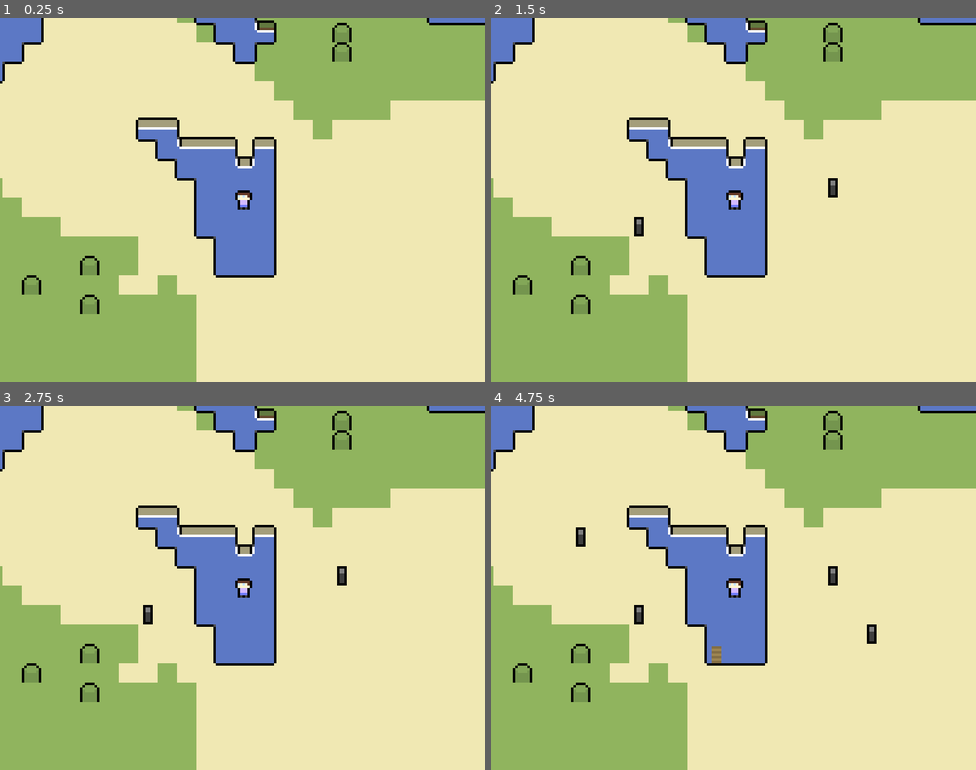
Above: before the commit, frames 1-4 (two rows, left to right).
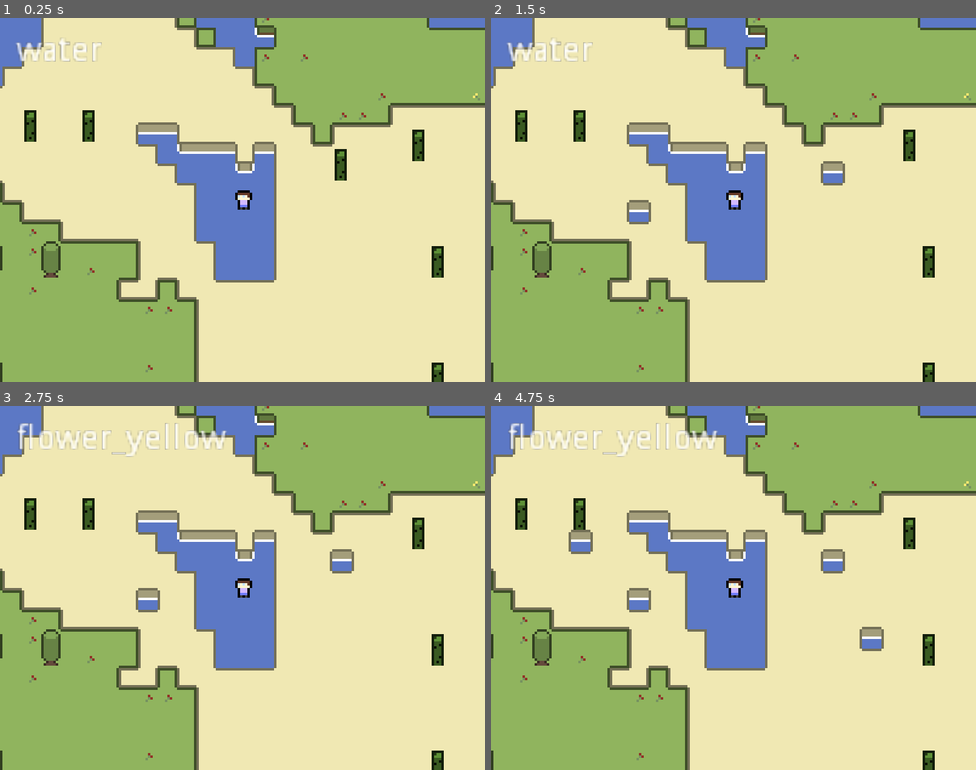
Above: after the commit, the same moments.

Repository: chiyeon/8craft
Game: Godot game, scene res://World.tscn
The game is run twice, just before and just after one commit, with the same random seed, the same clock (stepped at 60 frames per second) and the same inputs. Before the commit the project has no main scene; this scene is started directly in both runs. The engine's default icon, where the game draws it, is replaced by a stand-in: a white triangle on a blue panel in a dark square.
Inputs (mouse positions are in pixels of both pictures, inside the frame that each line leads up to):
- Up to frame 1 (0.25 s): no input
- Up to frame 2 (1.5 s): tap Enter at 0.5 s; move the mouse to (840, 181) at 0.52 s; hold D (move_right) 0.53-1.28 s; click (840, 181) at 0.6 s; right-click (840, 181) at 0.8 s; tap Space at 1.25 s; move the mouse to (636, 218) at 1.27 s; hold S (move_backward) from 1.28 s (still down); right-click (636, 218) at 1.35 s
- Up to frame 3 (2.75 s): tap Mouse wheel down (scroll_down, bound only after the commit) at 1.55, 2.1 s; tap Enter at 2 s; move the mouse to (291, 507) at 2.02 s; release S (move_backward) at 2.03 s; hold D (move_right) from 2.03 s (still down); tap Mouse wheel up (scroll_up, bound only after the commit) at 2.3 s
- Up to frame 4 (4.75 s): tap Space at 2.75, 4.25 s; move the mouse to (709, 660) at 2.77 s; release D (move_right) at 2.78 s; hold W (move_forward) 2.78-3.53 s; tap Mouse wheel up (scroll_up, bound only after the commit) at 2.85 s; click (709, 660) at 3.05 s; tap Enter at 3.5 s; move the mouse to (879, 642) at 3.52 s; hold A (move_left) from 3.53 s (still down); click (879, 642) at 3.6 s; right-click (879, 642) at 3.8 s; move the mouse to (588, 533) at 4.27 s; right-click (588, 533) at 4.35 s; tap Mouse wheel down (scroll_down, bound only after the commit) at 4.55 s

The runs differ from the first frame. In frame 1, 9.1% of the frame differs, in the area x 0-100%, y 0-100%; in frame 2, 9.7%; in frame 3, 10%; in frame 4, 11%.

Commit message:
a 0.1 or somin

Diff:
--- a/8craft/Player.gd
+++ b/8craft/Player.gd
@@ -6,14 +6,28 @@
 var _velocity := Vector2.ZERO;
 
 # --- Inventory ---
-
+var tiles = [
+	"water",
+	"grass",
+	"dirt",
+	"sand",
+	"tree",
+	"walls",
+	"floor",
+	"flower_red",
+	"flower_yellow"
+]
+var currTile = 0;
 
 # Attacking
 onready var HandOrigin = $HandOrigin;
 
 var Slash = preload("res://Slash.tscn");
 
-func _process(delta):
+func _ready():
+	_ChangeCurrTile(0);
+
+func _process(_delta):
 	# rotate hand towards mouse
 	HandOrigin.look_at(get_global_mouse_position());
 
@@ -23,8 +37,31 @@
 		newSlash.position = Vector2.ZERO;
 		newSlash.rotation_degrees = 0;
 
+		var pos = Vector2(floor(get_global_mouse_position().x / 8 + 0.5), floor(get_global_mouse_position().y / 8 + 0.5));
 
-func _physics_process(delta):
+		get_node("/root/Node/World").AttemptRemoveTile(pos);
+	elif(Input.is_action_just_pressed("interact")):
+		var pos = Vector2(floor(get_global_mouse_position().x / 8 + 0.5), floor(get_global_mouse_position().y / 8 + 0.5));
+
+		get_node("/root/Node/World").AttemptPlaceTile(tiles[currTile], pos);
+
+	if(Input.is_action_just_released("scroll_up")):
+		_ChangeCurrTile(1);
+	elif(Input.is_action_just_released("scroll_down")):
+		_ChangeCurrTile(-1);
+
+func _ChangeCurrTile(dir):
+	currTile += dir;
+	if(currTile < 0):
+		currTile = len(tiles) - 1;
+	elif(currTile >= len(tiles)):
+		currTile = 0;
+
+	get_node("Camera2D/BlockLabel").text = tiles[currTile];
+
+
+
+func _physics_process(_delta):
 	# move player
 	var verticalInput = -(Input.get_action_strength("move_forward") - Input.get_action_strength("move_backward"));
 	var horizontalInput = -(Input.get_action_strength("move_left") - Input.get_action_strength("move_right"));
--- a/8craft/World.tscn
+++ b/8craft/World.tscn
@@ -20,15 +20,23 @@
 
 [node name="Player" type="KinematicBody2D" parent="."]
 position = Vector2( 207, 115 )
-z_index = 3
+z_index = 2
 script = ExtResource( 2 )
 
 [node name="Sprite" type="Sprite" parent="Player"]
 texture = ExtResource( 4 )
 
 [node name="Camera2D" type="Camera2D" parent="Player"]
+z_index = 15
 current = true
 zoom = Vector2( 0.25, 0.25 )
+
+[node name="BlockLabel" type="Label" parent="Player/Camera2D"]
+margin_left = -93.0
+margin_top = -68.0
+margin_right = -53.0
+margin_bottom = -54.0
+text = "WATER"
 
 [node name="CollisionBox" type="CollisionShape2D" parent="Player"]
 shape = SubResource( 1 )
@@ -37,3 +45,5 @@
 
 [node name="Hand" type="Position2D" parent="Player/HandOrigin"]
 position = Vector2( 10, 0 )
+
+[node name="CanvasModulate" type="CanvasModulate" parent="."]
--- a/8craft/WorldGenerator.gd
+++ b/8craft/WorldGenerator.gd
@@ -1,13 +1,4 @@
 extends Node2D
-
-const EMPTY = "empty";
-const WATER = "water";
-const GRASS = "grass";
-const DIRT = "dirt";
-const SAND = "sand";
-const TREE = "tree";
-const WALL = "walls";
-const FLOOR = "floor";
 
 const WIDTH = 100;
 const HEIGHT = 100;
@@ -16,39 +7,15 @@
 var noise = OpenSimplexNoise.new();
 var rng = RandomNumberGenerator.new();
 
-var water = [];
-var world_0 = [];	# dirt & water layer					z-index = 0
-var world_1 = [];	# grass & sand etc					z-index = 1;
-var world_2 = [];	# trees & objects etc				z-index = 4;
-var world_3 = []; # below objects, floor tiles etc z-index = 2;
-
-var world_0_Tiles = [];
-var world_1_Tiles = [];
-var world_2_Tiles = [];
-var world_3_Tiles = [];
-
-var ItemDatabase = {
-	"wood": Item.new("Wood", "wood", 10)
-}
-
-var TileDatabase = {
-	GRASS: Tile.new("Grass", "grass", false, true, false, [GRASS, DIRT, SAND]),
-	WATER: Tile.new("Water", "water", true, false, false, []),
-	DIRT: Tile.new("Dirt", "dirt", false, true, false, [GRASS, DIRT, SAND]),
-	SAND: Tile.new("Sand", "sand", false, true, false, [SAND, GRASS]),
-	TREE: ObjectTile.new("Tree", "tree", true, false, false, [], 30, 1, 1, ItemDatabase["wood"]),
-	WALL: ObjectTile.new("Wall", "walls", true, true, true, [WALL], 100, 0, 0, null),
-	FLOOR: Tile.new("Floor", "floor", false, true, false, [FLOOR])
-}
-
-var TileInstance = preload("res://scenes/tiles/TileInstance.tscn")
-var ObjectTileInstance = preload("res://scenes/tiles/ObjectTileInstance.tscn");
+var TD = TileDatabase.new();
+var world = GameWorld.new(WIDTH, HEIGHT, TILE_SIZE, self);
 
 func _ready():
 	var _date = OS.get_date();
 	var _time = OS.get_time();
 
 	var _seed = _date.year + _date.month + _date.day + _time.hour + _time.minute + _time.second;
+	#_seed = "MonkeyLand".to_int();
 
 	noise.seed = _seed;
 	rng.seed = _seed;
@@ -58,196 +25,77 @@
 
 	# set up random world
 	for y in range(HEIGHT):
-		world_0.append([])
-		water.append([]);
 		for x in range(WIDTH):
-			water[y].append(WATER);
-			world_0[y].append(WATER if rng.randi_range(0, 1) < 0.5 else DIRT);
+			var tile = TD.WATER if rng.randi_range(0, 1) < 0.5 else TD.DIRT;
 
 			if(y < 2 or x < 2 or y > HEIGHT - 3 or x > WIDTH - 3):
-				world_0[y][x] = WATER;
+				tile = TD.WATER;
+
+			world.SetTileData(tile, Vector2(x, y));
 
 	for _i in range(3):
-		smoothWorld(world_0);
+		smoothWorld(world, 0);
 
-	#repaint(world_0, world_0_Tiles, 0);
-	#updateWorld(world_0, world_0, world_0_Tiles);
+	setBiomes(world);
+	setTrees(world);
 
-	world_1 = getBiomes(world_0);
-	repaint(world_1, world_1_Tiles, 1);
-	updateWorld(world_1, world_1_Tiles);
+	world.SpawnWorld();
+	world.UpdateWorld();
 
-	world_2 = getTrees(world_1)
-	repaintObjects(world_2, world_2_Tiles, 4);
+func AttemptPlaceTile(_tile, _pos):
+	world.SetTile(_tile, _pos);
 
-	world_3 = getEmptyWorld();
-	repaint(world_3, world_3_Tiles, 3);
+func AttemptRemoveTile(_pos):
+	for layer in range(3, -1, -1):
+		if(world.GetTile(_pos.x, _pos.y, layer) != TD.EMPTY):
+			world.RemoveTile(_pos, layer);
+			return;
 
-func _process(_delta):
-	if(Input.is_action_just_pressed("attack")):
-		var pos = Vector2(floor(get_global_mouse_position().x / TILE_SIZE + 0.5), floor(get_global_mouse_position().y / TILE_SIZE + 0.5));
-		PlaceTile(FLOOR, world_3, world_3_Tiles, 2, pos, TileInstance);
-	elif(Input.is_action_just_pressed("interact")):
-		var pos = Vector2(floor(get_global_mouse_position().x / TILE_SIZE + 0.5), floor(get_global_mouse_position().y / TILE_SIZE + 0.5));
-		PlaceTile(WALL, world_2, world_2_Tiles, 4, pos, ObjectTileInstance);
+func setTrees(_world):
+	for y in range(_world.height):
+		for x in range(_world.width):
+			if(_world.GetTile(x, y, 0) == TD.GRASS):
+				var c = randf()
+				if(c < 0.03):
+					_world.SetTileData(TD.TREE, Vector2(x, y));
+				elif(c < 0.1):
+					_world.SetTileData(TD.FLOWER_RED, Vector2(x, y));
+				elif(c < 0.15):
+					_world.SetTileData(TD.FLOWER_YELLOW, Vector2(x, y));
+			elif(_world.GetTile(x, y, 0) == TD.SAND):
+				var c = randf()
+				if(c < 0.026):
+					_world.SetTileData(TD.CACTUS, Vector2(x, y));
 
-func PlaceTile(_tile, _world, _worldTiles, _z, _pos, _TileInstance):
-	_world[_pos.y][_pos.x] = _tile;
-	repaintTile(_world, _worldTiles, _z, _pos, _TileInstance);
-	updateTile(_world, _worldTiles, _pos.x, _pos.y);
-	for t in getSurroundingTiles(_pos.x, _pos.y, _world):
-		updateTile(_world, _worldTiles, t.x, t.y);
-
-func repaint(_world, _worldTiles, _z):
-	for y in range(_world.size()):
-		_worldTiles.append([]);
-		for x in range(_world[0].size()):
-			_worldTiles[y].append(null);
-			if(_world[y][x] != EMPTY):
-				repaintTile(_world, _worldTiles, _z, Vector2(x, y), TileInstance);
-
-func repaintTile(_world, _worldTiles, _z, _pos, _tileInstance):
-	if(_worldTiles[_pos.y][_pos.x] != null):
-		_worldTiles[_pos.y][_pos.x].queue_free();
-		_worldTiles[_pos.y][_pos.x] = null;
-
-	if(_world[_pos.y][_pos.x] == EMPTY):
-		return;
-
-	var newTile = _tileInstance.instance();
-	newTile.z_index = _z;
-	newTile.SetTile(TileDatabase[_world[_pos.y][_pos.x]]);
-	newTile.position = Vector2(_pos.x * TILE_SIZE, _pos.y * TILE_SIZE);
-	add_child(newTile);
-	_worldTiles[_pos.y][_pos.x] = newTile;
-
-func repaintObjects(_world, _worldTiles, _z):
-	for y in range(_world.size()):
-		_worldTiles.append([]);
-		for x in range(_world[0].size()):
-			if(_world[y][x] != EMPTY):
-				var newTile = ObjectTileInstance.instance();
-				newTile.z_index = _z;
-				newTile.SetTile(TileDatabase[_world[y][x]]);
-				newTile.position = Vector2(x * TILE_SIZE, y * TILE_SIZE);
-				add_child(newTile);
-				_worldTiles[y].append(newTile);
+func smoothWorld(_world, _layer):
+	for y in range(_world.height):
+		for x in range(_world.width):
+			if(_world.GetTile(x, y, _layer) != TD.WATER):
+				if(getAmountSurrounding(_world, x, y, _layer, TD.WATER) >= 6):
+					_world.SetTileData(TD.WATER, Vector2(x, y));
 			else:
-				_worldTiles[y].append(null);
-
-func getTrees(_world):
-	var trees = [];
-	for y in range(_world.size()):
-		trees.append([]);
-		for x in range(_world[0].size()):
-			if(_world[y][x] == GRASS and randf() < 0.05):
-				trees[y].append(TREE);
-			else:
-				trees[y].append(EMPTY);
-	return trees;
-
-
-func smoothWorld(_world):
-	for y in range(_world.size()):
-		for x in range(_world[0].size()):
-			if(_world[y][x] != WATER):
-				if(getAmountSurrounding(_world, x, y, WATER) >= 6):
-					_world[y][x] = WATER;
-			else:
-				if(getAmountSurrounding(_world, x, y, WATER) <= 4):
-					_world[y][x] = DIRT;
+				if(getAmountSurrounding(_world, x, y, _layer, TD.WATER) <= 4):
+					_world.SetTileData(TD.DIRT, Vector2(x, y));
 
 func setBiomes(_world):
-	for y in range(_world.size()):
-		for x in range(_world.size()):
+	for y in range(_world.height):
+		for x in range(_world.width):
 			var b = noise.get_noise_2d(x, y)
-			if(_world[y][x] != EMPTY && _world[y][x] != WATER):
+
+			if(_world.GetTile(x, y, 0) != TD.WATER):
 				if(b > 0.15):
-					_world[y][x] = DIRT;
+					_world.SetTileData(TD.SAND, Vector2(x, y));
+				else:
+					_world.SetTileData(TD.GRASS, Vector2(x, y));
 
-func getBiomes(_world):
-	var newWorld = []
-	for y in range(_world.size()):
-		newWorld.append([])
-		for x in range(_world[0].size()):
-			newWorld[y].append(WATER);
-
-			var b = noise.get_noise_2d(x, y)
-			if(_world[y][x] != EMPTY && _world[y][x] != WATER):
-				if(b > 0.15):
-					newWorld[y][x] = SAND;
-				else:
-					newWorld[y][x] = GRASS;
-	return newWorld;
-
-func getEmptyWorld():
-	var new = [];
-	for y in range(HEIGHT):
-		new.append([]);
-		for _x in range(WIDTH):
-			new[y].append(EMPTY);
-	return new;
-
-func updateTile(_world, _tiles, x, y):
-	if(_world[y][x] == EMPTY):
-		return;
-
-	var thisTile = TileDatabase[_world[y][x]];
-
-	var connections = {
-		"up": false,
-		"down": false,
-		"right": false,
-		"left": false
-	}
-
-	if(x != 0):
-		if(thisTile.ConnectsTo().has(_world[y][x-1])):
-			connections["left"] = true;
-	if(x != _world[0].size() - 1):
-		if(thisTile.ConnectsTo().has(_world[y][x+1])):
-			connections["right"] = true;
-	if(y != 0):
-		if(thisTile.ConnectsTo().has(_world[y-1][x])):
-			connections["up"] = true;
-	if(y != _world.size() - 1):
-		if(thisTile.ConnectsTo().has(_world[y+1][x])):
-			connections["down"] = true;
-
-	_tiles[y][x].Update(connections);
-
-	if(thisTile.ID() != WATER):
-		_tiles[y][x].SetBottomVisibility(_world[y+1][x] == WATER || _world[y+1][x] == EMPTY);
-
-
-func updateWorld(_world, _tiles):
-	for y in range(_world.size()):
-		for x in range(_world[0].size()):
-			if(_world[y][x] != EMPTY):
-				updateTile(_world, _tiles, x, y);
-
-func getSurroundingTiles(x, y, _world):
-	var tiles = [];
-	if(y != 0):
-		tiles.append(Vector2(x, y - 1));
-	if(y != _world.size() - 1):
-		tiles.append(Vector2(x, y + 1));
-	if(x != 0):
-		tiles.append(Vector2(x - 1, y));
-	if(x != _world.size() - 1):
-		tiles.append(Vector2(x + 1, y));
-
-	return tiles;
-
-
-func getAmountSurrounding(_world, posX, posY, search):
+func getAmountSurrounding(_world, posX, posY, _layer, search):
 	var count = 0;
 	for _x in range(3):
 		var x = posX - (_x - 1);
 		for _y in range(3):
 			var y = posY - (_y - 1);
-			if(x >= 0 and y >= 0 and x < _world[0].size() and y < _world.size()):
-				if(_world[y][x] == search):
+			if(x >= 0 and y >= 0 and x < _world.width and y < _world.height):
+				if(_world.GetTile(x, y, _layer) == search):
 					count += 1;
 			else:
 				count += 1;
--- a/8craft/project.godot
+++ b/8craft/project.godot
@@ -9,6 +9,11 @@
 config_version=4
 
 _global_script_classes=[ {
+"base": "Reference",
+"class": "GameWorld",
+"language": "GDScript",
+"path": "res://src/world/GameWorld.gd"
+}, {
 "base": "Reference",
 "class": "Inventory",
 "language": "GDScript",
@@ -34,31 +39,36 @@
 "language": "GDScript",
 "path": "res://src/tiles/Tile.gd"
 }, {
+"base": "Reference",
+"class": "TileDatabase",
+"language": "GDScript",
+"path": "res://src/tiles/TileDatabase.gd"
+}, {
 "base": "StaticBody2D",
 "class": "TileInstance",
 "language": "GDScript",
 "path": "res://scenes/tiles/TileInstance.gd"
 } ]
 _global_script_class_icons={
+"GameWorld": "",
 "Inventory": "",
 "InventoryItem": "",
 "Item": "",
 "ObjectTile": "",
 "Tile": "",
+"TileDatabase": "",
 "TileInstance": ""
 }
 
 [application]
 
 config/name="8craft"
+run/main_scene="res://World.tscn"
 config/icon="res://icon.png"
 
 [display]
 
 window/size/width=800
-window/size/test_width=800
-window/size/test_height=600
-window/stretch/mode="viewport"
 window/stretch/aspect="keep"
 
 [input]
@@ -93,6 +103,16 @@
 "events": [ Object(InputEventMouseButton,"resource_local_to_scene":false,"resource_name":"","device":0,"alt":false,"shi …(212 unchanged characters)…
  ]
 }
+scroll_up={
+"deadzone": 0.5,
+"events": [ Object(InputEventMouseButton,"resource_local_to_scene":false,"resource_name":"","device":0,"alt":false,"shift":false,"control":false,"meta":false,"command":false,"button_mask":0,"position":Vector2( 0, 0 ),"global_position":Vector2( 0, 0 ),"factor":1.0,"button_index":4,"pressed":false,"doubleclick":false,"script":null)
+ ]
+}
+scroll_down={
+"deadzone": 0.5,
+"events": [ Object(InputEventMouseButton,"resource_local_to_scene":false,"resource_name":"","device":0,"alt":false,"shift":false,"control":false,"meta":false,"command":false,"button_mask":0,"position":Vector2( 0, 0 ),"global_position":Vector2( 0, 0 ),"factor":1.0,"button_index":5,"pressed":false,"doubleclick":false,"script":null)
+ ]
+}
 
 [physics]
 
--- a/8craft/scenes/tiles/ObjectTileInstance.gd
+++ b/8craft/scenes/tiles/ObjectTileInstance.gd
@@ -6,6 +6,9 @@
 
 func SetTile(_tile):
 	healthCurrent = _tile.GetHealthMax();
+	get_node("Sprite").region_rect.size = _tile.SpriteSize();
+	get_node("Sprite").position = _tile.SpritePos();
+
 	.SetTile(_tile);
 
 func _on_HitboxArea_area_entered(area):
--- a/8craft/scenes/tiles/TileInstance.gd
+++ b/8craft/scenes/tiles/TileInstance.gd
@@ -13,6 +13,7 @@
 	var tex = _tile.GetSprite();
 
 	get_node("Sprite").texture = tex;
+	get_node("Sprite").z_index = _tile.Layer();
 	if(get_node("BottomSide")):
 		get_node("BottomSide").texture = tex;
 	get_node("Collision").disabled = !_tile.IsCollidable();
--- a/8craft/scenes/tiles/TileInstance.tscn
+++ b/8craft/scenes/tiles/TileInstance.tscn
@@ -22,7 +22,7 @@
 [node name="BottomSide" type="Sprite" parent="."]
 visible = false
 position = Vector2( 0, 6 )
-z_index = 2
+z_index = 1
 texture = ExtResource( 3 )
 region_enabled = true
 region_rect = Rect2( 8, 32, 8, 4 )
--- a/8craft/src/tiles/ObjectTile.gd
+++ b/8craft/src/tiles/ObjectTile.gd
@@ -6,12 +6,16 @@
 var _dropChance := 0.0;
 var _dropAmount := 1;
 var _dropItem := Item.new();
+var _spriteRect := Vector2.ZERO;
+var _spritePos := Vector2.ZERO;
 
-func _init(name, id, collidable, doesTile, advancedConnections, connectsTo, maxHealth, dropChance, dropAmount, dropItem).(name, id, collidable, doesTile, advancedConnections, connectsTo):
+func _init(name, id, layer, collidable, doesTile, advancedConnections, connectsTo, maxHealth, dropChance, dropAmount, dropItem, spriteRect, spritePos).(name, id, layer, collidable, doesTile, advancedConnections, connectsTo):
 	_healthMax = maxHealth;
 	_dropChance = dropChance;
 	_dropAmount = dropAmount;
 	_dropItem = dropItem;
+	_spriteRect = spriteRect;
+	_spritePos = spritePos;
 
 func GetHealthMax():
 	return _healthMax;
@@ -27,3 +31,9 @@
 
 func DropItem():
 	return _dropItem;
+
+func SpriteSize():
+	return _spriteRect;
+
+func SpritePos():
+	return _spritePos;
--- a/8craft/src/tiles/Tile.gd
+++ b/8craft/src/tiles/Tile.gd
@@ -4,14 +4,16 @@
 
 var _name := "Tile";
 var _id := "tile_id";
+var _layer := 0;
 var _collidable = false;
 var _doesTile = false;
 var _advancedConnections := false;
 var _connectsTo = [];
 
-func _init(name, id, collidable, doesTile, advancedConnections, connectsTo):
+func _init(name, id, layer, collidable, doesTile, advancedConnections, connectsTo):
 	_name = name;
 	_id = id;
+	_layer = layer;
 	_collidable = collidable;
 	_doesTile = doesTile;
 	_advancedConnections = advancedConnections;
@@ -22,6 +24,9 @@
 
 func ID():
 	return _id;
+
+func Layer():
+	return _layer;
 
 func GetSprite():
 	return load("res://res/tiles/" + _id + ".png")
--- /dev/null
+++ b/8craft/src/tiles/TileDatabase.gd
@@ -0,0 +1,34 @@
+class_name TileDatabase
+
+const EMPTY = "empty";
+const WATER = "water";
+const GRASS = "grass";
+const DIRT = "dirt";
+const SAND = "sand";
+const TREE = "tree";
+const WALL = "walls";
+const FLOOR = "floor";
+const FLOWER_RED = "flower_red";
+const FLOWER_YELLOW = "flower_yellow";
+const CACTUS = "cactus";
+
+const LAYER_GROUND = 0;
+const LAYER_FLOOR = 1;
+const LAYER_OBJECTS = 2;
+const test = 3;
+
+var tiles = {
+	GRASS: Tile.new("Grass", "grass", LAYER_GROUND, false, true, false, [GRASS]),
+	WATER: Tile.new("Water", "water", LAYER_GROUND, true, false, false, [WATER]),
+	DIRT: Tile.new("Dirt", "dirt", LAYER_GROUND, false, true, false, [DIRT]),
+	SAND: Tile.new("Sand", "sand", LAYER_GROUND, false, true, false, [SAND]),
+	TREE: ObjectTile.new("Tree", "tree", LAYER_OBJECTS, true, false, false, [], 30, 1, 1, null, Vector2(8, 16), Vector2(0, -4)),
+	WALL: ObjectTile.new("Wall", "walls", LAYER_OBJECTS, true, true, true, [WALL], 100, 0, 0, null, Vector2(8, 8), Vector2.ZERO),
+	FLOOR: Tile.new("Floor", "floor", LAYER_FLOOR, false, true, false, [FLOOR]),
+	FLOWER_RED: ObjectTile.new("Red Flower", "flower_red", LAYER_FLOOR, false, false, false, [], 1, 0, 0, null, Vector2(8, 8), Vector2.ZERO),
+	FLOWER_YELLOW: ObjectTile.new("Yellow Flower", "flower_yellow", LAYER_FLOOR, false, false, false, [], 1, 0, 0, null, Vector2(8, 8), Vector2.ZERO),
+	CACTUS: ObjectTile.new("Cactus", "cactus", LAYER_OBJECTS, true, false, false, [], 3, 0, 0, null, Vector2(8, 16), Vector2(0, -4))
+}
+
+func _init():
+	pass;
--- /dev/null
+++ b/8craft/src/world/GameWorld.gd
@@ -0,0 +1,155 @@
+class_name GameWorld
+
+var world_data = [];    # world tile ids
+var world_tiles = [];   # instanced nodes
+
+var width := 0;
+var height := 0;
+var tileSize := 0;
+var parent = null;
+
+var TileInstance = preload("res://scenes/tiles/TileInstance.tscn");
+var ObjectTileInstance = preload("res://scenes/tiles/ObjectTileInstance.tscn");
+
+var TD = TileDatabase.new();
+
+# Initializes a new GameWorld instance &
+# fills it with empty tiles/null instances
+func _init(_width, _height, _tileSize, _parent):
+	# set vars
+	width = _width;
+	height = _height;
+	tileSize = _tileSize;
+	parent = _parent;
+
+	# fill arrays based on world
+	for i in range(4):
+		world_data.append([]);
+		world_tiles.append([]);
+		for y in range(height):
+			world_data[i].append([]);
+			world_tiles[i].append([]);
+			for _x in range(width):
+				world_data[i][y].append(TD.EMPTY);
+				world_tiles[i][y].append(null);
+
+# sets data & spawns instance of tile
+# only use on something OTHER than EMPTY
+func SetTile(_tile, _pos):
+	if(_tile != TD.EMPTY):
+		var tileRef = TD.tiles[_tile];
+		var tileLayer = tileRef.Layer();
+
+		# set data, spawn tile
+		SetTileData(_tile, _pos);
+		_SpawnTile(_pos, tileLayer);
+		# update self & surrounding tiles
+		_UpdateTile(_pos, tileLayer);
+		for tilePos in _getSurroundingTiles(_pos):
+			_UpdateTile(tilePos, tileLayer);
+
+# sets the tile to EMPTY and removes instance
+func RemoveTile(_pos, _layer):
+	if(_layer == TD.LAYER_GROUND):
+		SetTile(TD.WATER, _pos);
+	else:
+		world_data[_layer][_pos.y][_pos.x] = TD.EMPTY;
+		_SpawnTile(_pos, _layer);
+		for tilePos in _getSurroundingTiles(_pos):
+			_UpdateTile(tilePos, _layer);
+
+# sets the data of a tile only
+func SetTileData(_tile, _pos):
+	var tileRef = TD.tiles[_tile];
+
+	world_data[tileRef.Layer()][_pos.y][_pos.x] = _tile;
+
+func GetTile(_x, _y, _layer):
+	return world_data[_layer][_y][_x];
+
+# spawn tile based on world data
+# destroys instanced tile if one exists
+func _SpawnTile(_pos, _layer):
+	var tileID = world_data[_layer][_pos.y][_pos.x]
+
+	# destroy tile if one exists
+	if(world_tiles[_layer][_pos.y][_pos.x] != null):
+		world_tiles[_layer][_pos.y][_pos.x].queue_free();
+		world_tiles[_layer][_pos.y][_pos.x] = null;
+
+	if(tileID != TD.EMPTY):
+		# get reference to tile object from database
+		var tileRef = TD.tiles[tileID];
+
+		# instance tiles
+		var newTile = (ObjectTileInstance if tileRef is ObjectTile else TileInstance).instance();
+		#newTile.z_index = tileRef.Layer();
+		newTile.SetTile(tileRef);
+		newTile.position = Vector2(_pos.x * tileSize, _pos.y * tileSize);
+		parent.add_child(newTile);
+
+		# add to tiles array
+		world_tiles[_layer][_pos.y][_pos.x] = newTile;
+
+func SpawnWorld():
+	for l in range(4):
+		for y in range(height):
+			for x in range(width):
+				_SpawnTile(Vector2(x, y), l);
+
+func _UpdateTile(_pos, _layer):
+	if(world_data[_layer][_pos.y][_pos.x] == TD.EMPTY):
+		return;
+
+	var y = _pos.y;
+	var x = _pos.x;
+
+	var thisTile = TD.tiles[world_data[_layer][y][x]];
+
+	var connections = {
+	  "up": false,
+	  "down": false,
+	  "right": false,
+	  "left": false,
+	}
+
+	if(x != 0):
+		if(thisTile.ConnectsTo().has(world_data[_layer][y][x-1])):
+			connections["left"] = true;
+	if(x != world_data[_layer][0].size() - 1):
+		if(thisTile.ConnectsTo().has(world_data[_layer][y][x+1])):
+			connections["right"] = true;
+	if(y != 0):
+		if(thisTile.ConnectsTo().has(world_data[_layer][y-1][x])):
+			connections["up"] = true;
+	if(y != world_data[_layer].size() - 1):
+		if(thisTile.ConnectsTo().has(world_data[_layer][y+1][x])):
+			connections["down"] = true;
+
+	world_tiles[_layer][y][x].Update(connections);
+
+	if(thisTile.ID() != TD.WATER):
+		world_tiles[_layer][y][x].SetBottomVisibility(world_data[_layer][y+1][x] == TD.WATER || world_data[_layer][y+1][x] == TD.EMPTY);
+
+func _UpdateWorldLayer(_layer):
+	for y in range(height):
+		for x in range(width):
+			if(world_data[_layer][y][x] != TD.EMPTY):
+				_UpdateTile(Vector2(x, y), _layer);
+
+func UpdateWorld():
+	for l in range(3):
+		_UpdateWorldLayer(l);
+
+func _getSurroundingTiles(_pos):
+	var tiles = [];
+	if(_pos.y != 0):
+		tiles.append(Vector2(_pos.x, _pos.y - 1));
+	if(_pos.y != height - 1):
+		tiles.append(Vector2(_pos.x, _pos.y + 1));
+	if(_pos.x != 0):
+		tiles.append(Vector2(_pos.x - 1, _pos.y));
+	if(_pos.x != width - 1):
+		tiles.append(Vector2(_pos.x + 1, _pos.y));
+
+	return tiles;
Not shown, added: 8craft/export_presets.cfg
Binary file added: 8craft/res/light.png
Not shown, added: 8craft/res/light.png.import
Binary file added: 8craft/res/tiles/cactus.png
Not shown, added: 8craft/res/tiles/cactus.png.import
Binary file changed: 8craft/res/tiles/dirt.png
Binary file changed: 8craft/res/tiles/floor.png
Binary file added: 8craft/res/tiles/flower_red.png
Not shown, added: 8craft/res/tiles/flower_red.png.import
Binary file added: 8craft/res/tiles/flower_yellow.png
Not shown, added: 8craft/res/tiles/flower_yellow.png.import
Binary file changed: 8craft/res/tiles/grass.png
(and 13 more such lines)
